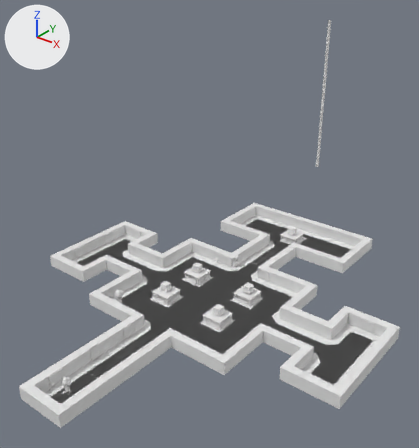
One commit to the Blender file scenes/level2.blend: the scene before it, then after it.
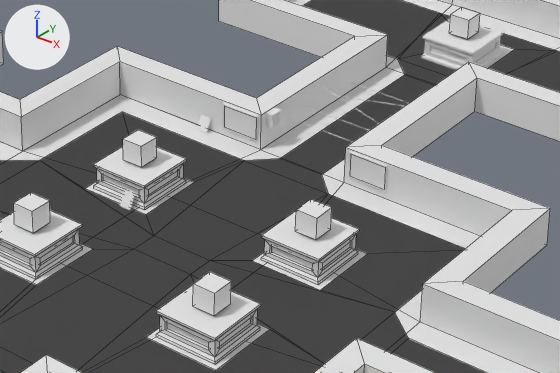
Each version appears first whole from a 50 mm lens placed at (30.6, -31.8, 31.8), pointed at (1.2, 5.0, 9.0), and next in a close-up on the part from 37% to 76% of the width and 50% to 74% of the height. Arrows for +X, +Y and +Z are at upper left; the lights stay in place. The close-ups show mesh edges as thin lines.

The scene before the commit, as lines of its bpy script (objects in view):
```python
me_podium_004 = bpy.data.meshes.new('Podium.004')
me_podium_004.from_pydata(...)  # 56 vertices, 54 faces; spans x -0.725..0.725, y -0.725..0.725, z 0.01..0.857
me_walkmesh = bpy.data.meshes.new('WalkMesh')
me_walkmesh.from_pydata(...)  # 76 vertices, 44 faces; spans x -15.8..15.8, y -12.3..24.5, z 0.0
me_walkmesh.polygons.foreach_set('use_smooth', [True] * 44)
# before: 23 (-1.2, 21.3, 0.0) at pixel (421, 54), 27 (1.2, 21.3, 0.0), 72 (-1.2, 23.7, 0.0), 74 (1.2, 23.7, 0.0) at pixel (514, 49)
me_wall = bpy.data.meshes.new('Wall')
me_wall.from_pydata(...)  # 152 vertices, 114 faces; spans x -8.7..8.7, y -3.2..16.8, z 0.0..0.6
ob_podium_004 = bpy.data.objects.new('Podium.004', me_podium_004)
ob_podium_004.location = (0.0, 22.08, 0.0)
ob_podium_004.scale = (1.39, 1.39, 1.0)
ob_walkmesh = bpy.data.objects.new('WalkMesh', me_walkmesh)
ob_walkmesh.location = (0.0, 0.0, 0.0)
ob_wall = bpy.data.objects.new('Wall', me_wall)
ob_wall.location = (0.0, -7.41, 0.0)
ob_wall.scale = (2.0, 2.0, 2.0)
# also in view: 'Podium' at (3.2, 3.7, 0.4); 'Sculpture' at (-3.2, 8.5, 1.3); 'Painting.008' at (2.5, 12.5, 0.8); 'Podium.002' at (-3.2, 8.5, 0.4); 'Sculpture.001' at (3.3, 8.5, 1.3)
```
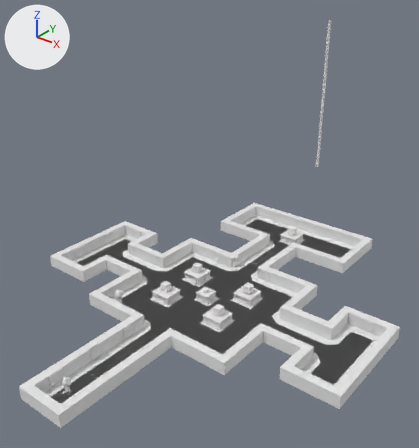
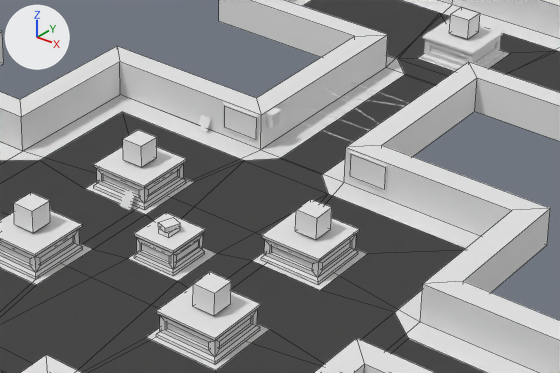
Commit message: Add brochure

Boxes [x1, y1, x2, y2] around the edits, measured in the close-ups (560 x 373 px; the box of a moved part takes in the faces that stretch with it):
```json
{"object": "Podium.005", "change": "added", "after": [134, 213, 205, 276]}
{"object": "Brochure.001", "change": "added", "after": [158, 217, 180, 233]}
{"object": "Brochure", "change": "added", "after": [159, 228, 180, 237]}
{"part": 1, "of": "me_walkmesh", "change": "cut back", "before": [0, 161, 394, 372], "after": [0, 161, 394, 372]}
{"part": 2, "of": "me_walkmesh", "change": "moved or reshaped", "before": [398, 13, 556, 76], "after": [398, 13, 556, 76]}
```

Scene script edits in JSON lines:
```json
{"block": "me_walkmesh", "where": "# used by ob_walkmesh; location = (0.0, 0.0, 0.0)"}
{"block": "me_walkmesh", "where": "# verts and faces of me_walkmesh; kept vertices keep their numbers, new ones are numbered from 76"}
{"op": "remove", "block": "me_walkmesh", "code": "me_walkmesh.from_pydata(...)  # 76 vertices, 44 faces; spans x -15.8..15.8, y -12.3..24.5, z 0.0"}
{"op": "add", "block": "me_walkmesh", "code": "me_walkmesh.from_pydata(...)  # 76 vertices, 41 faces; spans x -15.8..15.8, y -12.3..24.5, z 0.0"}
{"block": "me_walkmesh", "change": "me_walkmesh part 1"}
{"block": "me_walkmesh", "change": "7 faces are deleted"}
{"block": "me_walkmesh", "change": "4 vertices move from x -1.0..1.0, y 5.7..6.6, z 0.0 to x -0.9..1.0, y 5.2..7.0, z 0.0"}
{"block": "me_walkmesh", "change": "2 new faces join them, smooth"}
{"block": "me_walkmesh", "change": "2 new faces join them"}
{"block": "me_walkmesh", "change": "me_walkmesh part 2"}
{"op": "add", "block": "me_walkmesh", "code": "verts[23] = (-1.1, 21.0, 0.0)  # moved, pixel (416, 58)"}
{"op": "add", "block": "me_walkmesh", "code": "verts[27] = (1.2, 21.0, 0.0)  # moved"}
{"op": "add", "block": "me_walkmesh", "code": "verts[72] = (-1.1, 23.3, 0.0)  # moved"}
{"op": "add", "block": "me_walkmesh", "code": "verts[74] = (1.2, 23.3, 0.0)  # moved, pixel (510, 53)"}
{"op": "add", "block": "me_cube_012", "code": ["me_cube_012 = bpy.data.meshes.new('Cube.012')", "me_cube_012.from_pydata(...)  # a box spanning x -1.0..1.0, y -1.0..1.0, z -1.0..1.0"]}
{"op": "add", "block": "ob_brochure_001", "code": ["ob_brochure_001 = bpy.data.objects.new('Brochure.001', me_cube_012)", "ob_brochure_001.location = (0.01, 5.98, 1.08)", "ob_brochure_001.rotation_euler = (0.0, 0.0, -0.341)  # degrees (0, 0, -20)", "ob_brochure_001.scale = (0.191, 0.255, 0.0779)"]}
{"op": "add", "block": "ob_brochure", "code": ["ob_brochure = bpy.data.objects.new('Brochure', me_cube_012.copy())", "ob_brochure.location = (0.01, 5.98, 0.92)", "ob_brochure.scale = (0.191, 0.255, 0.0779)"]}
{"op": "add", "block": "ob_podium_005", "code": ["ob_podium_005 = bpy.data.objects.new('Podium.005', me_podium_004.copy())  # the mesh of ob_podium_004", "ob_podium_005.location = (0.0, 6.0, 0.0)"]}
```
